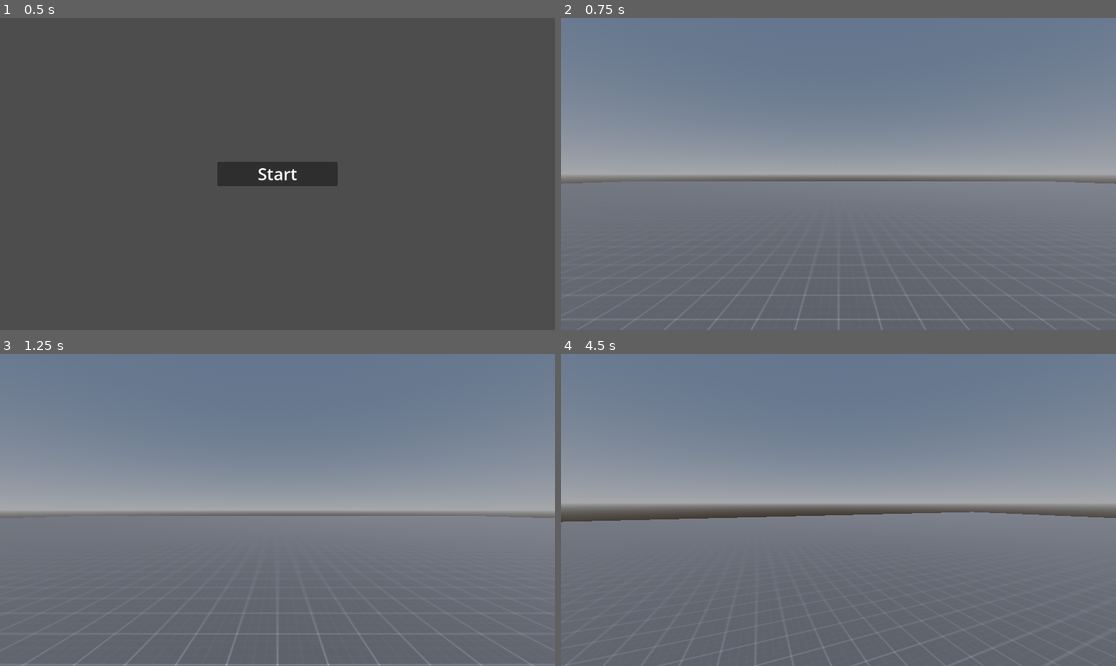
Above: before the commit, frames 1-4 (two rows, left to right).
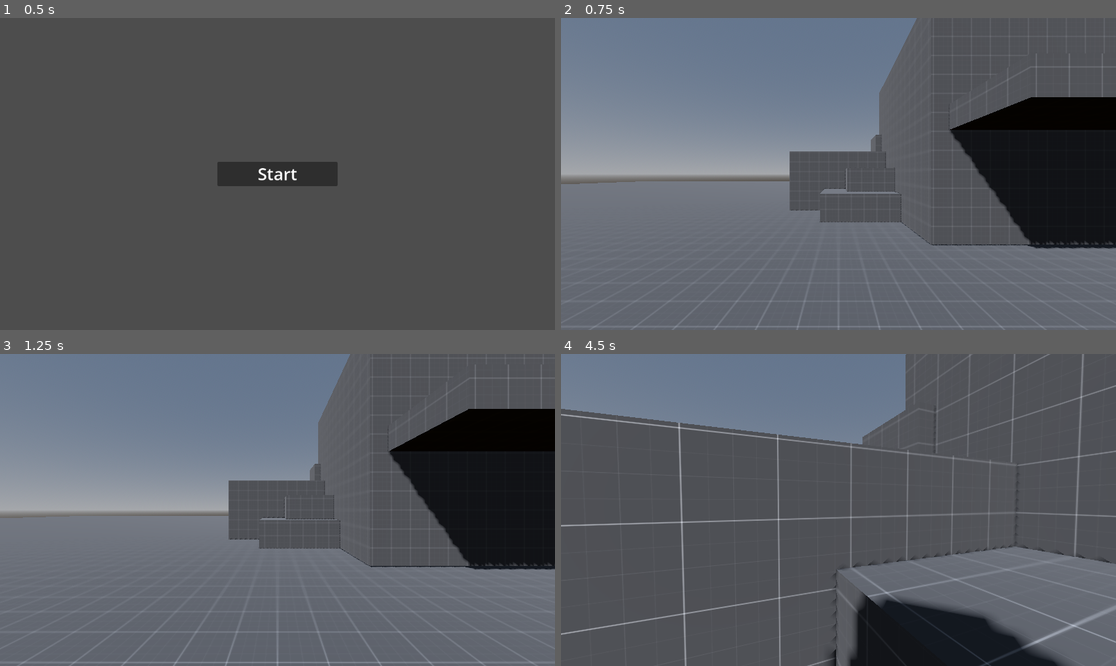
Above: after the commit, the same moments.

Repository: Deeeeelan/Some-Game-Jam-24
Game: Godot game, scene res://Scenes/Title Screen.tscn
Two runs of this game, one before a commit and one after it. Both use one fixed random seed, a clock stepped at 60 frames per second and the inputs below.
Inputs (mouse positions are in pixels of both pictures, inside the frame that each line leads up to):
- Up to frame 1 (0.5 s): no input
- Up to frame 2 (0.75 s): click "Start" at 0.5 s
- Up to frame 3 (1.25 s): no input
- Up to frame 4 (4.5 s): tap Enter (ui_accept) at 1.25, 1.52, 2.27, 3.77 s; move the mouse to (866, 510) at 1.27 s; hold W (Forward) from 1.28 s (still down); move the mouse to (810, 510) at 2.02 s; move the mouse to (849, 503) at 2.77 s; move the mouse to (832, 516) at 3.52 s; move the mouse to (877, 513) at 4.27 s

Frame 1 is identical in both runs. In frame 2, 33% of the frame differs, in the area x 0-100%, y 0-100%; in frame 3, 32%; in frame 4, 67%.

Commit message:
Added basic terrain for testing

Diff:
--- a/Resources/Materials/Placeholder.tres
+++ b/Resources/Materials/Placeholder.tres
@@ -4,6 +4,6 @@
 
 [resource]
 albedo_texture = ExtResource("1_hnoxy")
-uv1_scale = Vector3(1.015, 1.015, 1.015)
 uv1_triplanar = true
+uv1_world_triplanar = true
 texture_filter = 5
--- a/Scenes/Game.tscn
+++ b/Scenes/Game.tscn
@@ -34,12 +34,6 @@
 [node name="MeshInstance3D" type="MeshInstance3D" parent="Background/CharacterBody3D"]
 mesh = SubResource("CapsuleMesh_ey0af")
 
-[node name="Test Floor" type="CSGBox3D" parent="Background"]
-transform = Transform3D(1, 0, 0, 0, 1, 0, 0, 0, 1, 0, -1.88503, 0)
-use_collision = true
-size = Vector3(100, 1, 100)
-material = ExtResource("2_hgni2")
-
 [node name="WorldEnvironment" type="WorldEnvironment" parent="Background"]
 environment = SubResource("Environment_k2ec4")
 
@@ -48,6 +42,124 @@
 light_energy = 2.0
 shadow_enabled = true
 
+[node name="Test Evironment" type="Node3D" parent="Background"]
+
+[node name="Test Floor" type="CSGBox3D" parent="Background/Test Evironment"]
+transform = Transform3D(1, 0, 0, 0, 1, 0, 0, 0, 1, 0, -2, 0)
+use_collision = true
+size = Vector3(100, 1, 100)
+material = ExtResource("2_hgni2")
+
+[node name="Box" type="CSGBox3D" parent="Background/Test Evironment"]
+transform = Transform3D(-0.0942394, 0, 0, 0, 3.35181, 0, 0, 0, -0.0688293, 7.15465, 1.87231, -8.79389)
+use_collision = true
+size = Vector3(100, 2, 100)
+material = ExtResource("2_hgni2")
+
+[node name="Box19" type="CSGBox3D" parent="Background/Test Evironment"]
+transform = Transform3D(-0.0848155, 0, 0, 0, 0.335181, 0, 0, 0, -0.0688293, 7.15465, 1.87231, -4.21681)
+use_collision = true
+size = Vector3(100, 2, 33)
+material = ExtResource("2_hgni2")
+
+[node name="Box20" type="CSGBox3D" parent="Background/Test Evironment"]
+transform = Transform3D(-0.0848155, 0, 0, 0, 0.335181, 0, 0, 0, -0.0688293, 9.78393, 0.872305, -4.21681)
+use_collision = true
+size = Vector3(38, 2, 33)
+material = ExtResource("2_hgni2")
+
+[node name="Box2" type="CSGBox3D" parent="Background/Test Evironment"]
+transform = Transform3D(-0.08002, 0, 0, 0, 1.68258, 0, 0, 0, -0.0385932, 1.49665, -0.139588, -12.3711)
+use_collision = true
+size = Vector3(100, 1.98022, 100)
+material = ExtResource("2_hgni2")
+
+[node name="Box4" type="CSGBox3D" parent="Background/Test Evironment"]
+transform = Transform3D(-0.08002, 0, 0, 0, 1.68258, 0, 0, 0, -0.0385932, 6.31399, 0.735487, -13.0848)
+use_collision = true
+size = Vector3(69.7666, 3.02039, 136.982)
+material = ExtResource("2_hgni2")
+
+[node name="Box5" type="CSGBox3D" parent="Background/Test Evironment"]
+transform = Transform3D(-0.035724, 0, 0, 0, 1.68258, 0, 0, 0, -0.0222431, 6.31399, 3.55206, -11.9669)
+use_collision = true
+size = Vector3(69.7666, 1.13058, 79.0518)
+material = ExtResource("2_hgni2")
+
+[node name="Box7" type="CSGBox3D" parent="Background/Test Evironment"]
+transform = Transform3D(-0.035724, 0, 0, 0, 1.68258, 0, 0, 0, -0.0222431, 3.36275, 1.65482, -12.4208)
+use_collision = true
+size = Vector3(69.7666, 1.13058, 79.0518)
+material = ExtResource("2_hgni2")
+
+[node name="Box8" type="CSGBox3D" parent="Background/Test Evironment"]
+transform = Transform3D(1, 0, 0, 0, 1, 0, 0, 0, 1, 4, -1, 1)
+use_collision = true
+material = ExtResource("2_hgni2")
+
+[node name="Box9" type="CSGBox3D" parent="Background/Test Evironment"]
+transform = Transform3D(1, 0, 0, 0, 1, 0, 0, 0, 1, 4, -1, 3)
+use_collision = true
+material = ExtResource("2_hgni2")
+
+[node name="Box10" type="CSGBox3D" parent="Background/Test Evironment"]
+transform = Transform3D(1, 0, 0, 0, 1, 0, 0, 0, 1, 4, -1, 5)
+use_collision = true
+material = ExtResource("2_hgni2")
+
+[node name="Box11" type="CSGBox3D" parent="Background/Test Evironment"]
+transform = Transform3D(1, 0, 0, 0, 1, 0, 0, 0, 1, 6, -1, 5)
+use_collision = true
+material = ExtResource("2_hgni2")
+
+[node name="Box17" type="CSGBox3D" parent="Background/Test Evironment"]
+transform = Transform3D(0.707107, -0.707107, 0, 0.707107, 0.707107, 0, 0, 0, 1, 9, -1, 8)
+use_collision = true
+material = ExtResource("2_hgni2")
+
+[node name="Box18" type="CSGBox3D" parent="Background/Test Evironment"]
+transform = Transform3D(0.965926, -0.258819, 0, 0.258819, 0.965926, 0, 0, 0, 1, 12.9319, -0.482362, 12)
+use_collision = true
+size = Vector3(9, 1, 3)
+material = ExtResource("2_hgni2")
+
+[node name="Box16" type="CSGBox3D" parent="Background/Test Evironment"]
+transform = Transform3D(0.707107, 0, -0.707107, 0, 1, 0, 0.707107, 0, 0.707107, 6, -1, 8)
+use_collision = true
+material = ExtResource("2_hgni2")
+
+[node name="Box14" type="CSGBox3D" parent="Background/Test Evironment"]
+transform = Transform3D(0.853553, -0.146447, 0.5, 0.5, 0.5, -0.707107, -0.146447, 0.853553, 0.5, 6, -1, 10)
+use_collision = true
+material = ExtResource("2_hgni2")
+
+[node name="Box15" type="CSGBox3D" parent="Background/Test Evironment"]
+transform = Transform3D(0.853553, -0.146447, 0.5, 0.5, 0.5, -0.707107, -0.146447, 0.853553, 0.5, 6, 0, 12)
+use_collision = true
+material = ExtResource("2_hgni2")
+
+[node name="Box12" type="CSGBox3D" parent="Background/Test Evironment"]
+transform = Transform3D(1, 0, 0, 0, 1, 0, 0, 0, 1, 6, -1, 3)
+use_collision = true
+material = ExtResource("2_hgni2")
+
+[node name="Box13" type="CSGBox3D" parent="Background/Test Evironment"]
+transform = Transform3D(1, 0, 0, 0, 1, 0, 0, 0, 1, 6, -1, 1)
+use_collision = true
+material = ExtResource("2_hgni2")
+
+[node name="Box3" type="CSGBox3D" parent="Background/Test Evironment"]
+transform = Transform3D(-0.08002, 0, 0, 0, 1.68258, 0, 0, 0, -0.0385932, 1.69022, -1.60631, -9.85692)
+use_collision = true
+size = Vector3(60.4746, 1.43738, 100)
+material = ExtResource("2_hgni2")
+
+[node name="Box6" type="CSGBox3D" parent="Background/Test Evironment"]
+transform = Transform3D(-0.043144, -7.02002e-05, 1.96503e-05, -3.25351e-06, 0.907187, 4.32983e-05, -4.07502e-05, 0.00188765, -0.0208081, 1.69022, -0.615423, -9.85692)
+use_collision = true
+size = Vector3(60.4746, 2.75784, 100)
+material = ExtResource("2_hgni2")
+
 [node name="Control" type="Control" parent="."]
 layout_mode = 3
 anchors_preset = 0
Not shown, changed: README.md
